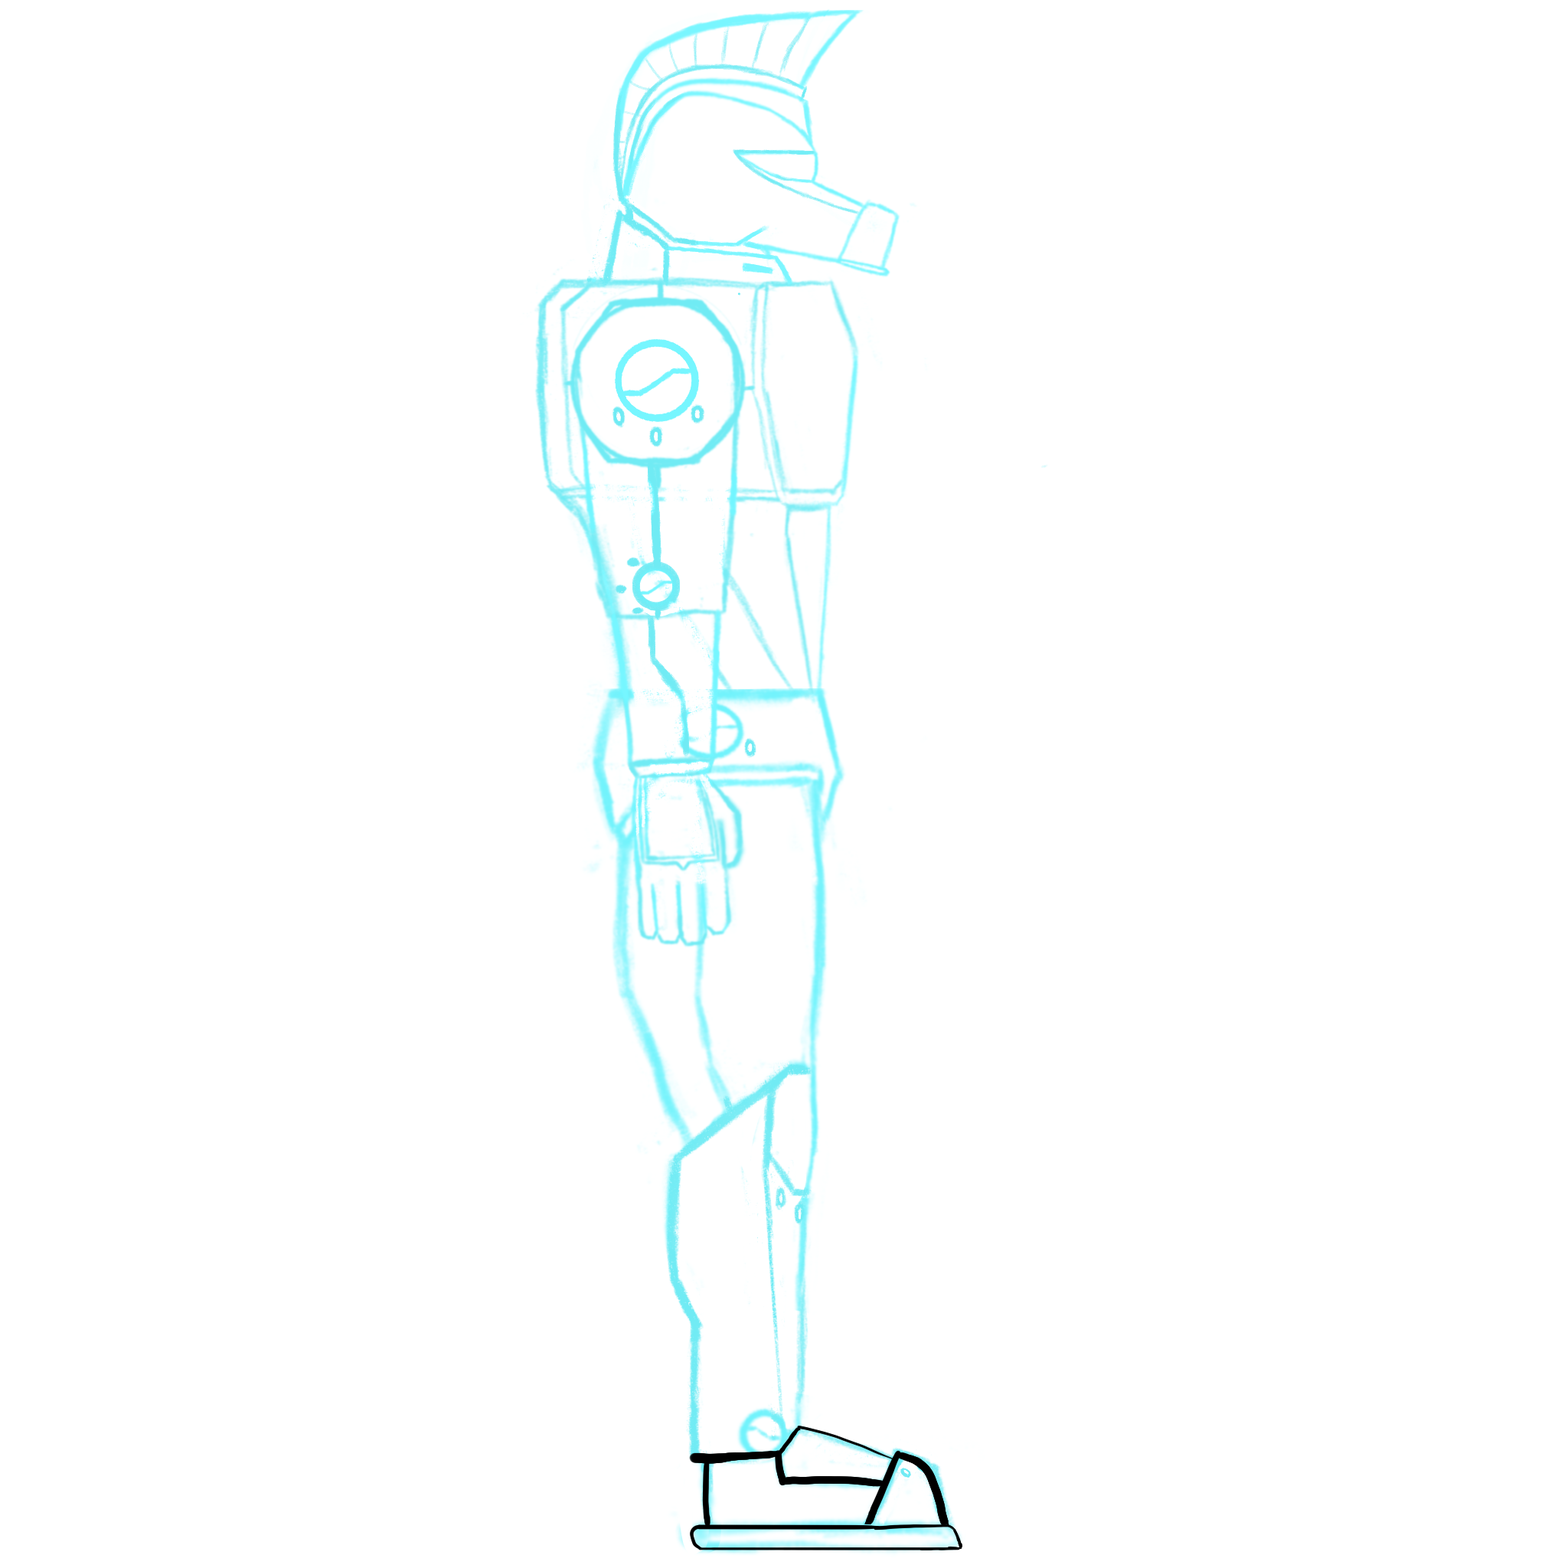
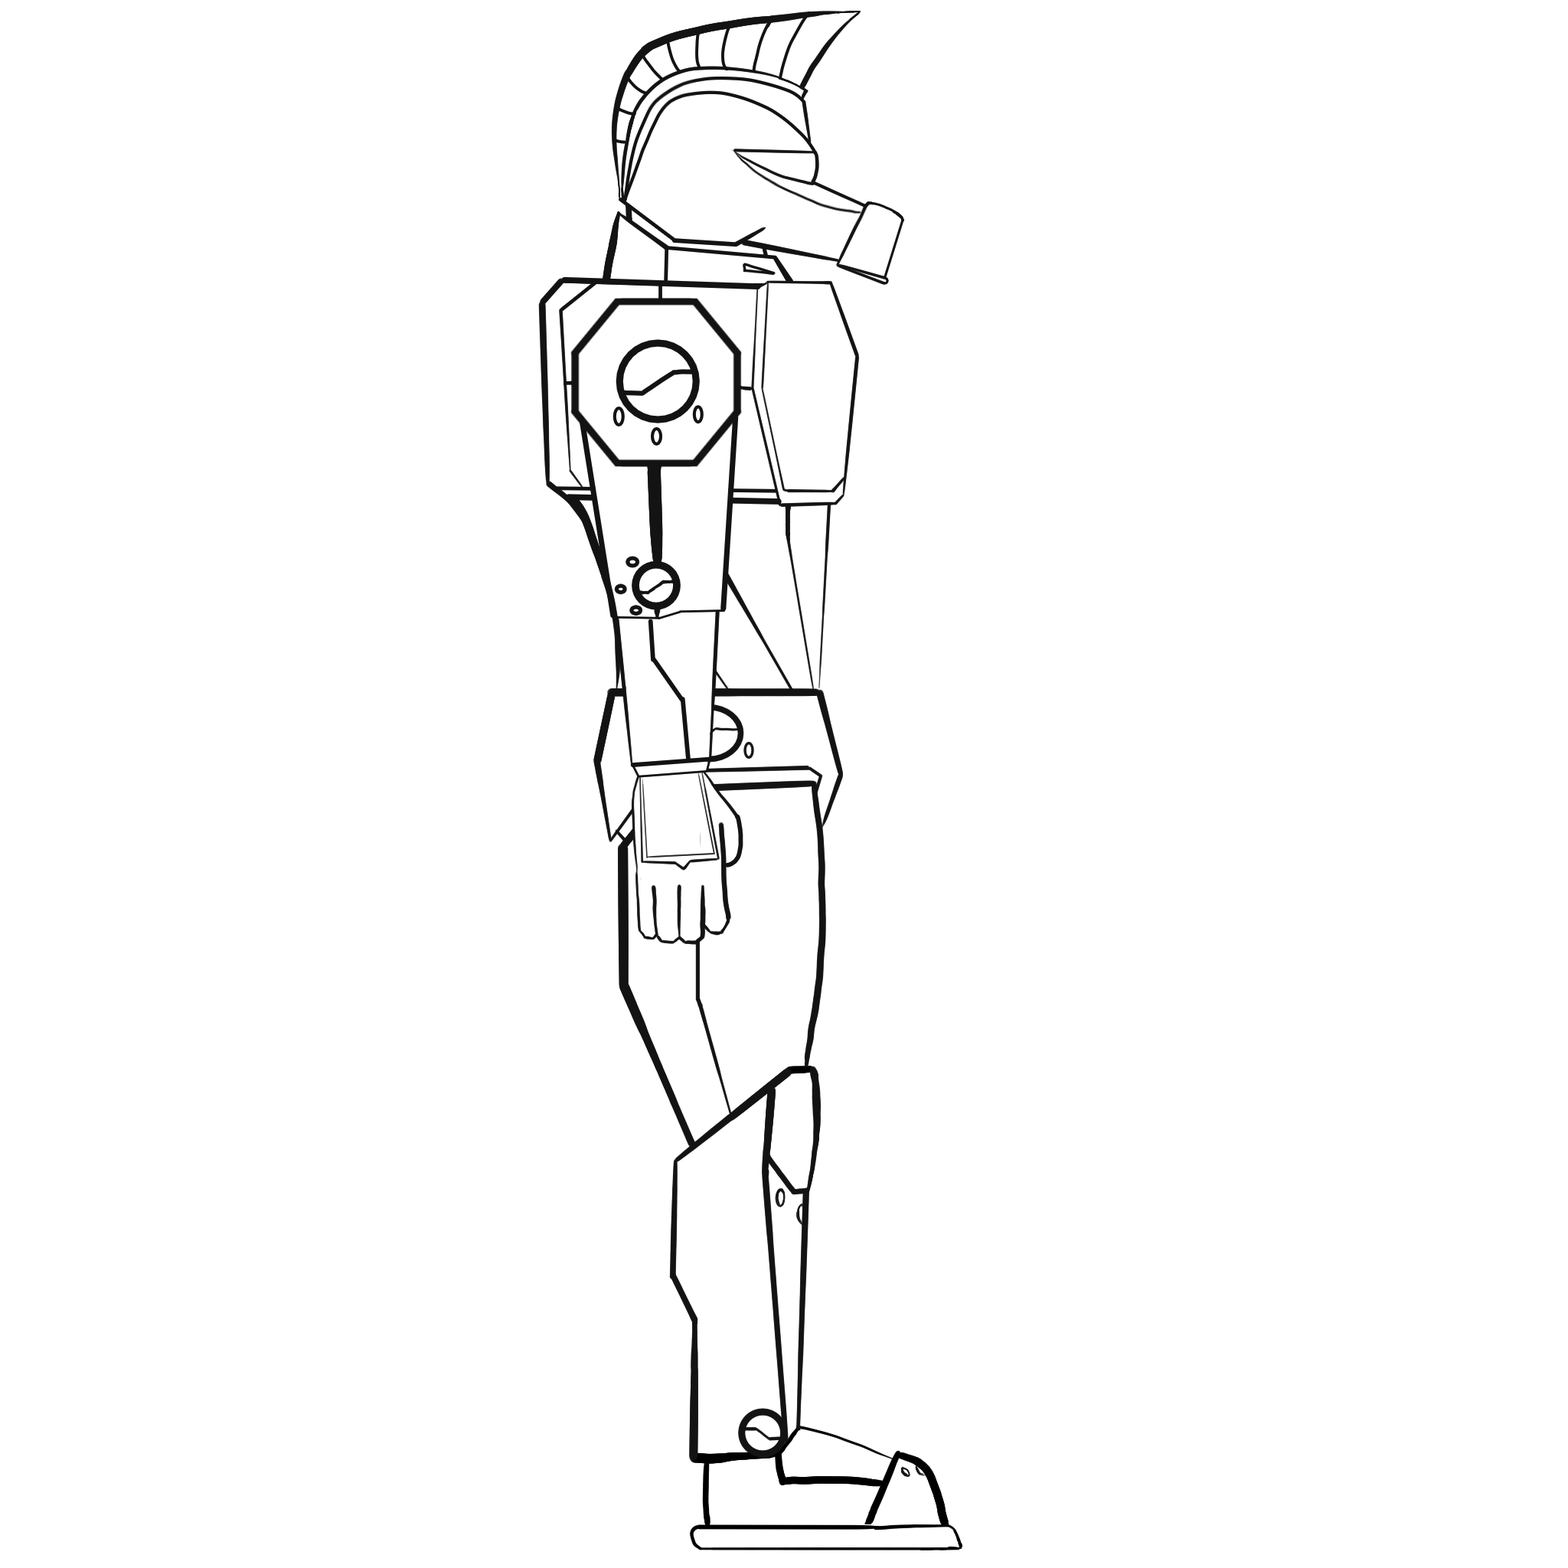
The second 1568 x 1568 image is a revision of the first. Changes to its layers:
added group "Group 2" (1st of 2) with 1 layers above "Group 2" over [520, 9, 1049, 1557]
added layer "line-art" in group "Group 2" over [520, 9, 1049, 1557]
hid group "Group 2" (2nd of 2) (4 layers) over [520, 9, 1049, 1557]
painted on "leg" over [588, 392, 1049, 1557]
hid "sketch", painted on it over [520, 9, 1049, 1557]